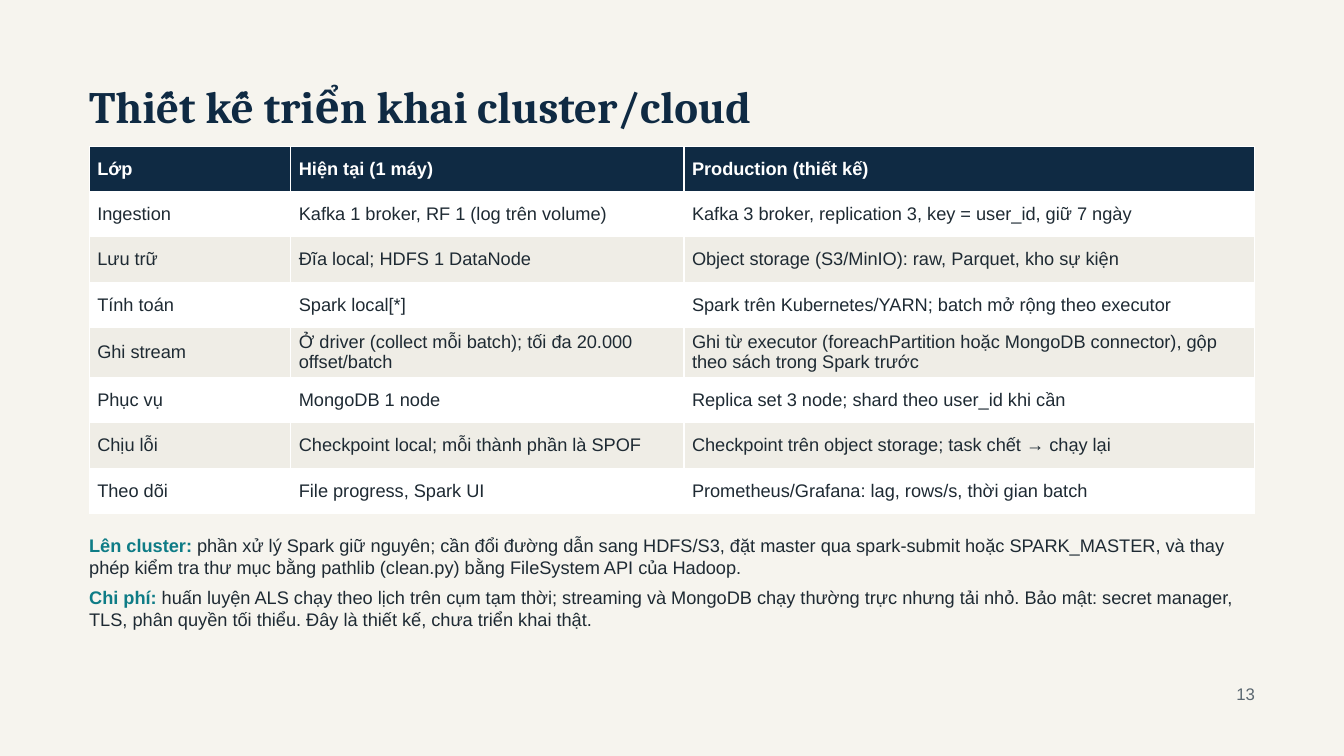
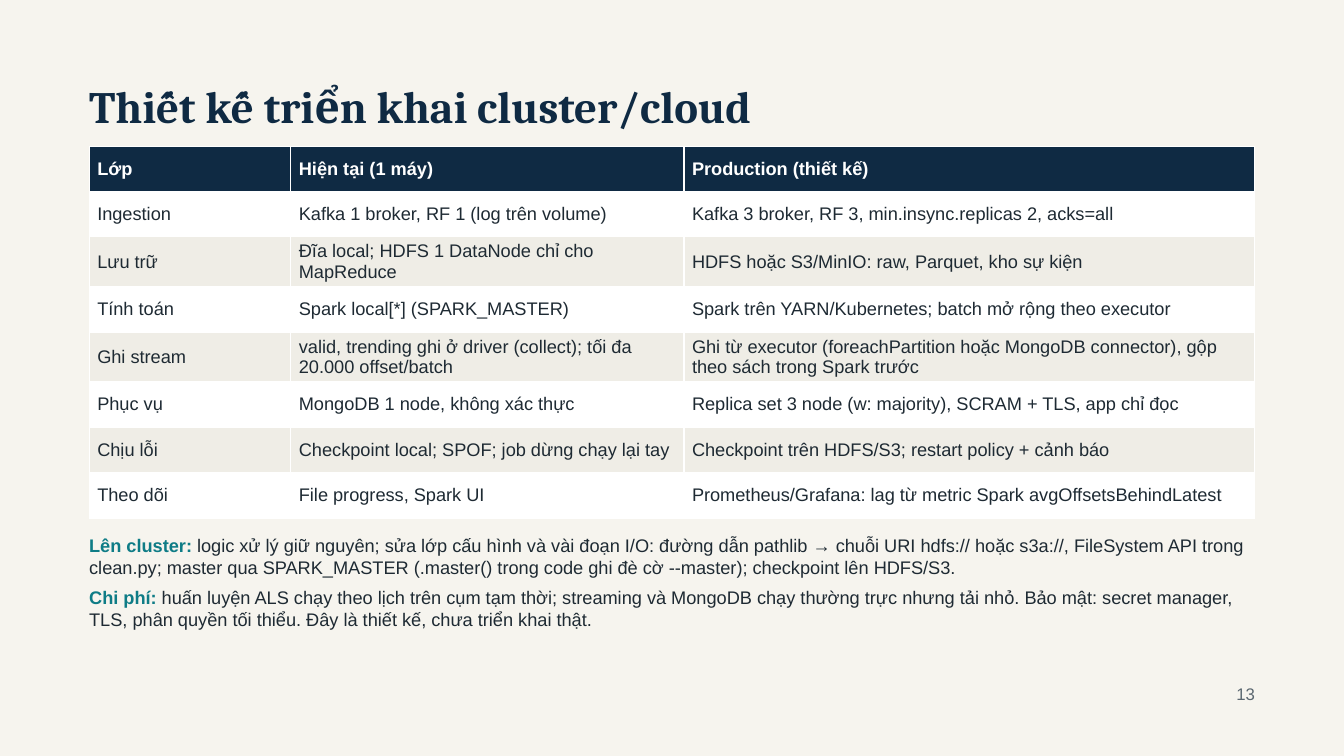
Before and after one commit to haoluonghuynhngoc/Group_06_BigData, a slide deck: slide 13 of Present/BookPulse - BDA501 Session 10 Final Presentation.pptx. Drawn at 1344x756 pixels with LibreOffice and Linux fonts; fonts in the diff are those of the drawing. Boxes give left, top, right and bottom in pixels: in the first picture for what was removed or moved away, otherwise in the second. Text is boxed around its words. In the diff, an @@ line names an element or a change of style, - is before the commit and + after.

```diff
--- a/Present/BookPulse - BDA501 Session 10 Final Presentation.pptx
+++ b/Present/BookPulse - BDA501 Session 10 Final Presentation.pptx
@@ table at bbox=[90, 146, 1255, 509] @@
-row 2, column 3: Kafka 3 broker, replication 3, key = user_id, giữ 7 ngày
+row 2, column 3: Kafka 3 broker, RF 3, min.insync.replicas 2, acks=all
-row 3, column 2: Đĩa local; HDFS 1 DataNode
+row 3, column 2: Đĩa local; HDFS 1 DataNode chỉ cho MapReduce
-row 3, column 3: Object storage (S3/MinIO): raw, Parquet, kho sự kiện
+row 3, column 3: HDFS hoặc S3/MinIO: raw, Parquet, kho sự kiện
-row 4, column 2: Spark local[*]
+row 4, column 2: Spark local[*] (SPARK_MASTER)
-row 4, column 3: Spark trên Kubernetes/YARN; batch mở rộng theo executor
+row 4, column 3: Spark trên YARN/Kubernetes; batch mở rộng theo executor
-row 5, column 2: Ở driver (collect mỗi batch); tối đa 20.000 offset/batch
+row 5, column 2: valid, trending ghi ở driver (collect); tối đa 20.000 offset/batch
-row 6, column 2: MongoDB 1 node
+row 6, column 2: MongoDB 1 node, không xác thực
-row 6, column 3: Replica set 3 node; shard theo user_id khi cần
+row 6, column 3: Replica set 3 node (w: majority), SCRAM + TLS, app chỉ đọc
-row 7, column 2: Checkpoint local; mỗi thành phần là SPOF
+row 7, column 2: Checkpoint local; SPOF; job dừng chạy lại tay
-row 7, column 3: Checkpoint trên object storage; task chết → chạy lại
+row 7, column 3: Checkpoint trên HDFS/S3; restart policy + cảnh báo
-row 8, column 3: Prometheus/Grafana: lag, rows/s, thời gian batch
+row 8, column 3: Prometheus/Grafana: lag từ metric Spark avgOffsetsBehindLatest
@@ text at bbox=[89, 538, 1243, 578]: text changed @@
-Lên cluster: phần xử lý Spark giữ nguyên; cần đổi đường dẫn sang HDFS/S3, đặt master qua spark-submit hoặc SPARK_MASTER, và thay phép kiểm tra thư mục bằng pathlib (clean.py) bằng FileSystem API của Hadoop.
+Lên cluster: logic xử lý giữ nguyên; sửa lớp cấu hình và vài đoạn I/O: đường dẫn pathlib → chuỗi URI hdfs:// hoặc s3a://, FileSystem API trong clean.py; master qua SPARK_MASTER (.master() trong code ghi đè cờ --master); checkpoint lên HDFS/S3.
```
Also in this commit, not shown: 11 other slides changed, 1 slide added, 46 other files.
